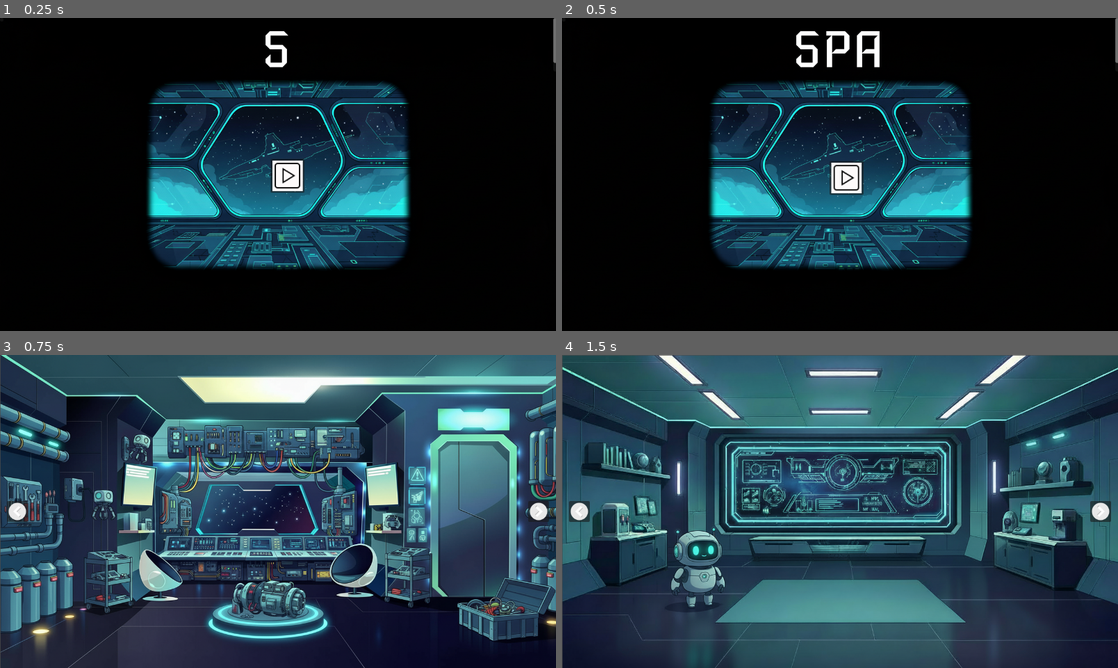
Above: before the commit, frames 1-4 (two rows, left to right).
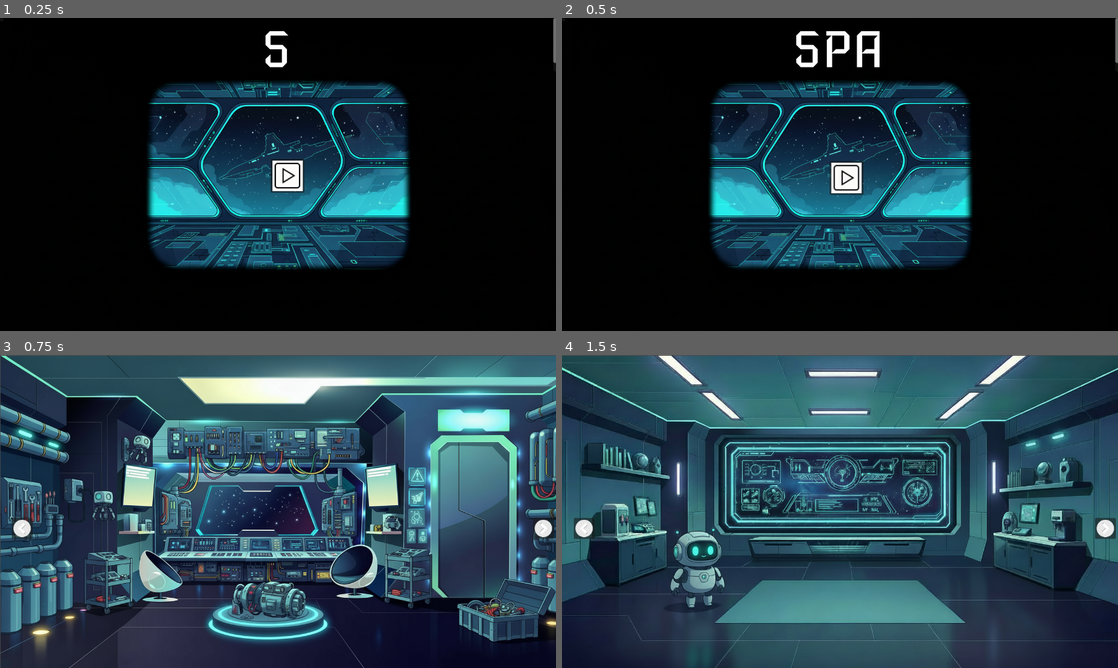
Above: after the commit, the same moments.

Repository: top-it-090304/SpaceshipMission
Game: Godot game, scene res://start_menu.tscn
Two runs of this game, one before a commit and one after it. Both use one fixed random seed, a clock stepped at 60 frames per second and the inputs below.
Inputs (mouse positions are in pixels of both pictures, inside the frame that each line leads up to; where the layout moved, square brackets give the same spot in the first picture):
- Up to frame 1 (0.25 s): no input
- Up to frame 2 (0.5 s): no input
- Up to frame 3 (0.75 s): click (283, 514) at 0.5 s
- Up to frame 4 (1.5 s): click (584, 527) [578, 511] at 1.25 s

Frames 1-2 are identical in both runs. In frame 3, 15% of the frame differs, in the area x 0-100%, y 0-100%; in frame 4, 10%.

Commit message:
new function added

Diff:
--- a/spaceship-mission/Game.tscn
+++ b/spaceship-mission/Game.tscn
@@ -8,6 +8,46 @@
 [ext_resource type="Texture2D" uid="uid://drs8e302yexrc" path="res://images for background/third room.png" id="6_gwjdr"]
 [ext_resource type="Texture2D" uid="uid://3n7583oa112d" path="res://images for background/fourth room.png" id="7_lvtmh"]
 
+[sub_resource type="RectangleShape2D" id="RectangleShape2D_3mrqo"]
+size = Vector2(288, 136)
+
+[sub_resource type="RectangleShape2D" id="RectangleShape2D_joorw"]
+size = Vector2(1279.25, 614.25)
+
+[sub_resource type="RectangleShape2D" id="RectangleShape2D_2vekm"]
+size = Vector2(226, 98.5)
+
+[sub_resource type="SegmentShape2D" id="SegmentShape2D_yx171"]
+a = Vector2(-179, 98)
+b = Vector2(21, -2)
+
+[sub_resource type="RectangleShape2D" id="RectangleShape2D_yx171"]
+size = Vector2(1288, 519.5)
+
+[sub_resource type="RectangleShape2D" id="RectangleShape2D_yhmtn"]
+size = Vector2(107, 47)
+
+[sub_resource type="RectangleShape2D" id="RectangleShape2D_gwjdr"]
+size = Vector2(246.5, 103)
+
+[sub_resource type="RectangleShape2D" id="RectangleShape2D_lvtmh"]
+size = Vector2(302, 102)
+
+[sub_resource type="RectangleShape2D" id="RectangleShape2D_yyih5"]
+size = Vector2(281, 429)
+
+[sub_resource type="RectangleShape2D" id="RectangleShape2D_qjyg3"]
+size = Vector2(151.5, 153)
+
+[sub_resource type="RectangleShape2D" id="RectangleShape2D_elkpi"]
+size = Vector2(1279, 472)
+
+[sub_resource type="RectangleShape2D" id="RectangleShape2D_0yprl"]
+size = Vector2(117, 182)
+
+[sub_resource type="RectangleShape2D" id="RectangleShape2D_wuoie"]
+size = Vector2(1278, 536.5)
+
 [sub_resource type="CanvasItemMaterial" id="CanvasItemMaterial_d21ai"]
 blend_mode = 1
 particles_animation = true
@@ -16,13 +56,13 @@
 particles_anim_loop = false
 
 [node name="Game" type="Node2D"]
+position = Vector2(11, 39)
 script = ExtResource("1_3mrqo")
 
 [node name="FirstRoom" type="Node2D" parent="."]
-visible = false
 
 [node name="FirstBackground" type="Sprite2D" parent="FirstRoom"]
-position = Vector2(641, 360)
+position = Vector2(630, 323)
 texture = ExtResource("2_joorw")
 
 [node name="LeftArrow" type="Button" parent="FirstRoom"]
@@ -39,11 +79,40 @@
 offset_bottom = 384.0
 icon = ExtResource("4_yx171")
 
+[node name="Walls" type="Node2D" parent="FirstRoom"]
+
+[node name="Wall1" type="StaticBody2D" parent="FirstRoom/Walls"]
+
+[node name="CollisionShape2D" type="CollisionShape2D" parent="FirstRoom/Walls/Wall1"]
+position = Vector2(607, 551)
+shape = SubResource("RectangleShape2D_3mrqo")
+
+[node name="Wall2" type="StaticBody2D" parent="FirstRoom/Walls"]
+
+[node name="CollisionShape2D" type="CollisionShape2D" parent="FirstRoom/Walls/Wall2"]
+position = Vector2(632, 267.125)
+shape = SubResource("RectangleShape2D_joorw")
+
+[node name="Wall3" type="StaticBody2D" parent="FirstRoom/Walls"]
+
+[node name="CollisionShape2D" type="CollisionShape2D" parent="FirstRoom/Walls/Wall3"]
+position = Vector2(1154, 573)
+shape = SubResource("RectangleShape2D_2vekm")
+
+[node name="Wall4" type="StaticBody2D" parent="FirstRoom/Walls"]
+position = Vector2(185, 554)
+
+[node name="CollisionShape2D" type="CollisionShape2D" parent="FirstRoom/Walls/Wall4"]
+position = Vector2(-2, 3)
+shape = SubResource("SegmentShape2D_yx171")
+
 [node name="SecondRoom" type="Node2D" parent="."]
 visible = false
+position = Vector2(1, 2)
 
 [node name="SecondBackground" type="Sprite2D" parent="SecondRoom"]
-position = Vector2(641, 361)
+position = Vector2(637, 319)
+scale = Vector2(1.00156, 0.991667)
 texture = ExtResource("5_yhmtn")
 
 [node name="LeftArrow" type="Button" parent="SecondRoom"]
@@ -60,11 +129,38 @@
 offset_bottom = 384.0
 icon = ExtResource("4_yx171")
 
+[node name="Walls" type="Node2D" parent="SecondRoom"]
+
+[node name="Wall1" type="StaticBody2D" parent="SecondRoom/Walls"]
+position = Vector2(132, 34)
+
+[node name="CollisionShape2D" type="CollisionShape2D" parent="SecondRoom/Walls/Wall1"]
+position = Vector2(503, 189)
+shape = SubResource("RectangleShape2D_yx171")
+
+[node name="Wall2" type="StaticBody2D" parent="SecondRoom/Walls"]
+
+[node name="CollisionShape2D" type="CollisionShape2D" parent="SecondRoom/Walls/Wall2"]
+position = Vector2(624, 560)
+shape = SubResource("RectangleShape2D_yhmtn")
+
+[node name="Wall3" type="StaticBody2D" parent="SecondRoom/Walls"]
+
+[node name="CollisionShape2D" type="CollisionShape2D" parent="SecondRoom/Walls/Wall3"]
+position = Vector2(113.75, 528.5)
+shape = SubResource("RectangleShape2D_gwjdr")
+
+[node name="Wall4" type="StaticBody2D" parent="SecondRoom/Walls"]
+
+[node name="CollisionShape2D" type="CollisionShape2D" parent="SecondRoom/Walls/Wall4"]
+position = Vector2(1124, 535)
+shape = SubResource("RectangleShape2D_lvtmh")
+
 [node name="ThirdRoom" type="Node2D" parent="."]
 visible = false
 
 [node name="ThirdBackground" type="Sprite2D" parent="ThirdRoom"]
-position = Vector2(642, 362)
+position = Vector2(632, 324)
 texture = ExtResource("6_gwjdr")
 
 [node name="LeftArrow" type="Button" parent="ThirdRoom"]
@@ -81,11 +177,37 @@
 offset_bottom = 384.0
 icon = ExtResource("4_yx171")
 
+[node name="Walls" type="Node2D" parent="ThirdRoom"]
+
+[node name="Wall1" type="StaticBody2D" parent="ThirdRoom/Walls"]
+
+[node name="CollisionShape2D" type="CollisionShape2D" parent="ThirdRoom/Walls/Wall1"]
+position = Vector2(639.5, 320.5)
+shape = SubResource("RectangleShape2D_yyih5")
+
+[node name="Wall2" type="StaticBody2D" parent="ThirdRoom/Walls"]
+
+[node name="CollisionShape2D" type="CollisionShape2D" parent="ThirdRoom/Walls/Wall2"]
+position = Vector2(185, 509.5)
+shape = SubResource("RectangleShape2D_qjyg3")
+
+[node name="Wall3" type="StaticBody2D" parent="ThirdRoom/Walls"]
+
+[node name="CollisionShape2D" type="CollisionShape2D" parent="ThirdRoom/Walls/Wall3"]
+position = Vector2(1022, 480)
+shape = SubResource("RectangleShape2D_qjyg3")
+
+[node name="Wall4" type="StaticBody2D" parent="ThirdRoom/Walls"]
+
+[node name="CollisionShape2D" type="CollisionShape2D" parent="ThirdRoom/Walls/Wall4"]
+position = Vector2(629.5, 200)
+shape = SubResource("RectangleShape2D_elkpi")
+
 [node name="FourthRoom" type="Node2D" parent="."]
 visible = false
 
 [node name="FourthBackground" type="Sprite2D" parent="FourthRoom"]
-position = Vector2(641, 361)
+position = Vector2(629, 323)
 texture = ExtResource("7_lvtmh")
 
 [node name="LeftArrow" type="Button" parent="FourthRoom"]
@@ -101,6 +223,23 @@
 offset_right = 1264.0
 offset_bottom = 384.0
 icon = ExtResource("4_yx171")
+
+[node name="Walls" type="Node2D" parent="FourthRoom"]
+position = Vector2(-5, 1)
+
+[node name="Wall1" type="StaticBody2D" parent="FourthRoom/Walls"]
+position = Vector2(-81, 2)
+
+[node name="CollisionShape2D" type="CollisionShape2D" parent="FourthRoom/Walls/Wall1"]
+position = Vector2(385, 453)
+shape = SubResource("RectangleShape2D_0yprl")
+
+[node name="Wall2" type="StaticBody2D" parent="FourthRoom/Walls"]
+position = Vector2(-80, 141)
+
+[node name="CollisionShape2D" type="CollisionShape2D" parent="FourthRoom/Walls/Wall2"]
+position = Vector2(713, 88.75)
+shape = SubResource("RectangleShape2D_wuoie")
 
 [node name="UILayer" type="CanvasLayer" parent="."]
 visible = false
--- /dev/null
+++ b/spaceship-mission/character_body_2d.gd
@@ -0,0 +1,28 @@
+extends CharacterBody2D
+
+
+@export var speed: float = 200.0
+
+var target: Vector2
+
+func _ready() -> void:
+	target = global_position
+
+
+func _unhandled_input(event: InputEvent) -> void:
+	if event is InputEventScreenTouch and event.pressed:
+		# тач на мобильном
+		target = event.position
+	elif event is InputEventMouseButton and event.pressed and event.button_index == MOUSE_BUTTON_LEFT:
+		# клик мышью в редакторе / на ПК
+		target = event.position
+
+
+func _physics_process(delta: float) -> void:
+	# направление к цели
+	var dir := (target - global_position)
+	if dir.length() > 4.0:
+		velocity = dir.normalized() * speed
+		move_and_slide()
+	else:
+		velocity = Vector2.ZERO
--- /dev/null
+++ b/spaceship-mission/character_body_2d.tscn
@@ -0,0 +1,10 @@
+[gd_scene load_steps=2 format=3 uid="uid://bvu6ggb2frb7i"]
+
+[ext_resource type="Script" uid="uid://br0sj15wjaq31" path="res://character_body_2d.gd" id="1_f50pn"]
+
+[node name="CharacterBody2D" type="CharacterBody2D"]
+script = ExtResource("1_f50pn")
+
+[node name="Sprite2D" type="Sprite2D" parent="."]
+
+[node name="CollisionShape2D" type="CollisionShape2D" parent="."]
--- a/spaceship-mission/start_menu.tscn
+++ b/spaceship-mission/start_menu.tscn
@@ -20,6 +20,11 @@
 "values": [Vector2(620, 321)]
 }
 
+[sub_resource type="Animation" id="Animation_v2mkm"]
+resource_name = "title_fade"
+loop_mode = 1
+step = 1.0
+
 [sub_resource type="Animation" id="Animation_ppfnh"]
 resource_name = "wiggle"
 loop_mode = 1
@@ -35,11 +40,6 @@
 "update": 0,
 "values": [Vector2(620, 321), Vector2(624, 324), Vector2(619, 325), Vector2(616, 330)]
 }
-
-[sub_resource type="Animation" id="Animation_v2mkm"]
-resource_name = "title_fade"
-loop_mode = 1
-step = 1.0
 
 [sub_resource type="AnimationLibrary" id="AnimationLibrary_pgi0o"]
 _data = {
Not shown: 1 places in spaceship-mission/Game.tscn that only renumber resources
Not shown, added: spaceship-mission/character_body_2d.gd.uid
